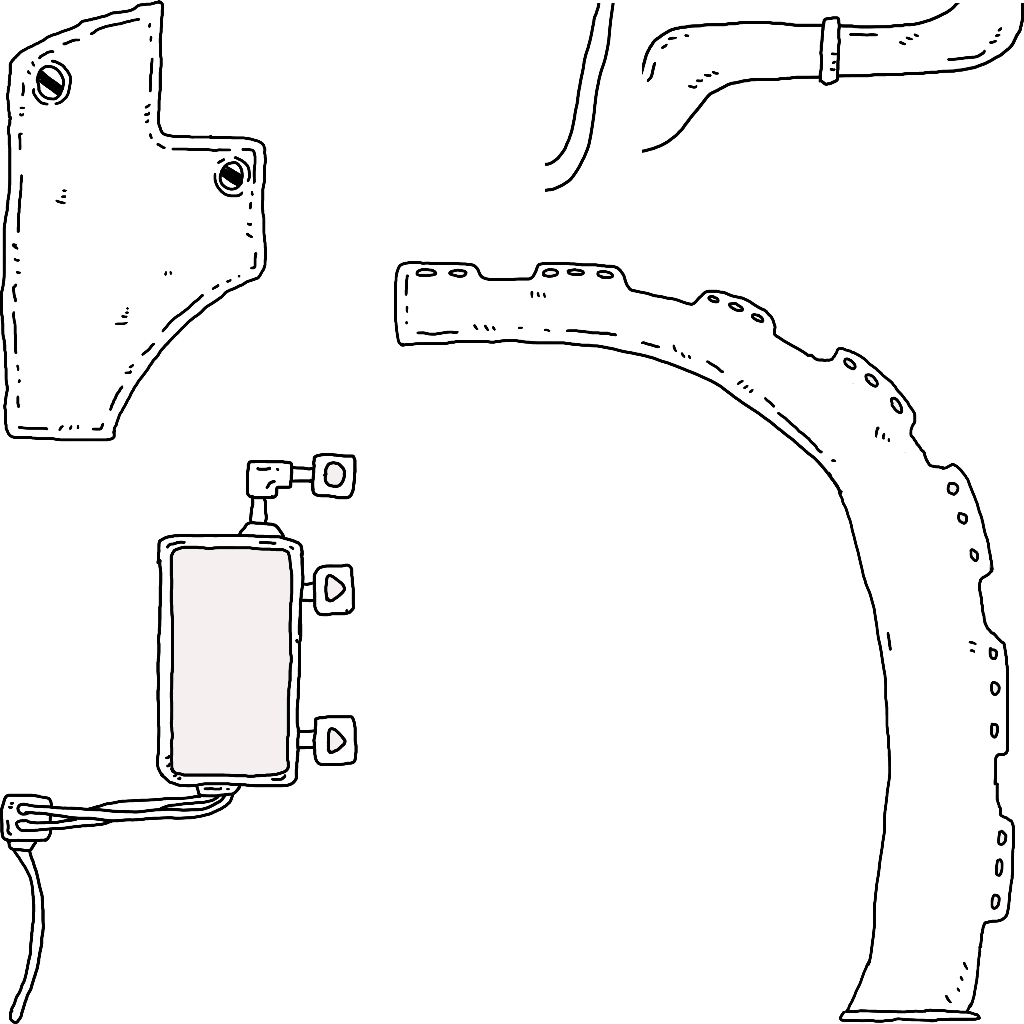
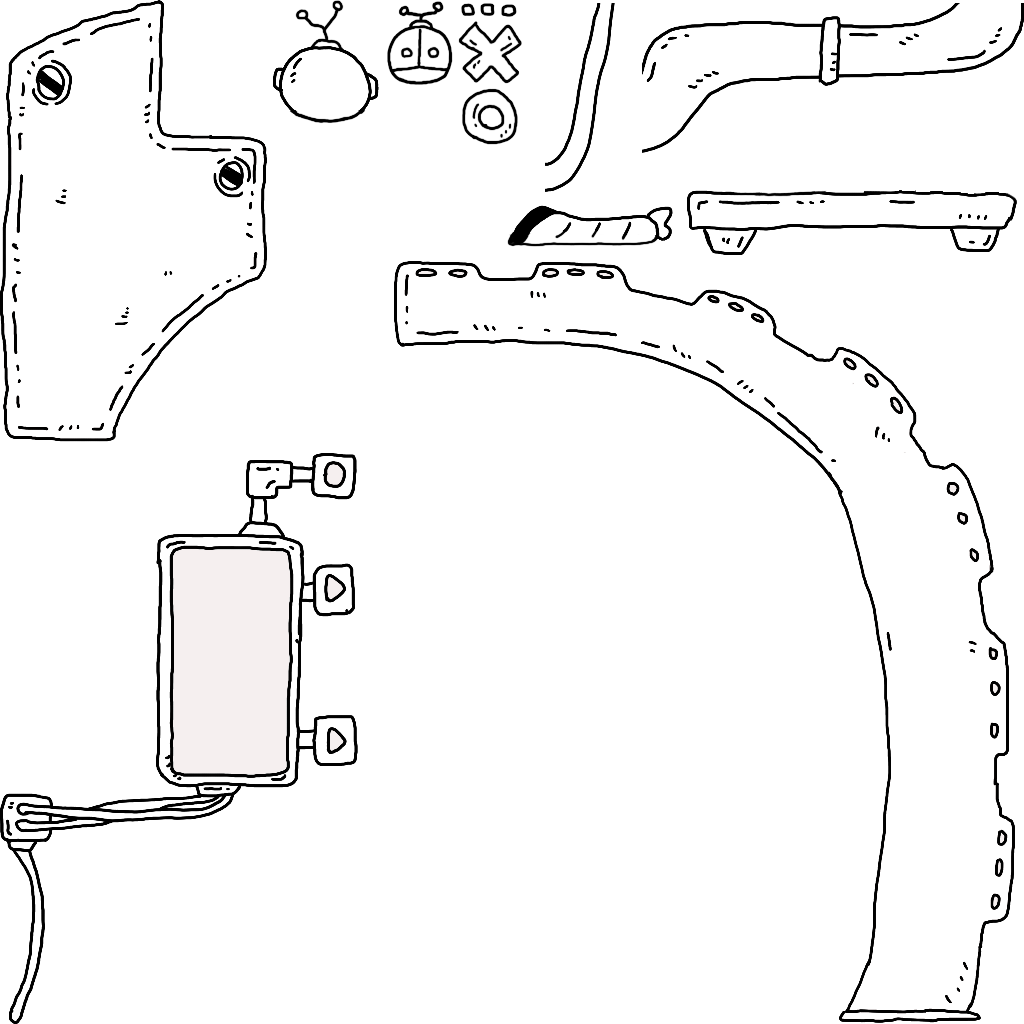
Comparing the layer stacks of the two (1024, 1024) images. Changes:
added layer "レイヤー 46" in group "ラボ入口" over [462, 88, 518, 145]
added layer "レイヤー 35" (1st of 2, in "ラボ入口") in group "ラボ入口" over [458, 21, 522, 84]
added layer "レイヤー 47" in group "ラボ入口" over [461, 3, 517, 17]
added layer "レイヤー 35" (2nd of 2, in "ラボ入口") in group "ラボ入口" over [387, 1, 453, 85]
added layer "頭" in group "ラボ入口" over [273, 0, 379, 124]
added layer "腕" in group "ラボ入口" over [507, 205, 673, 247]
added layer "棚" in group "ラボ入口" over [687, 190, 1017, 255]
